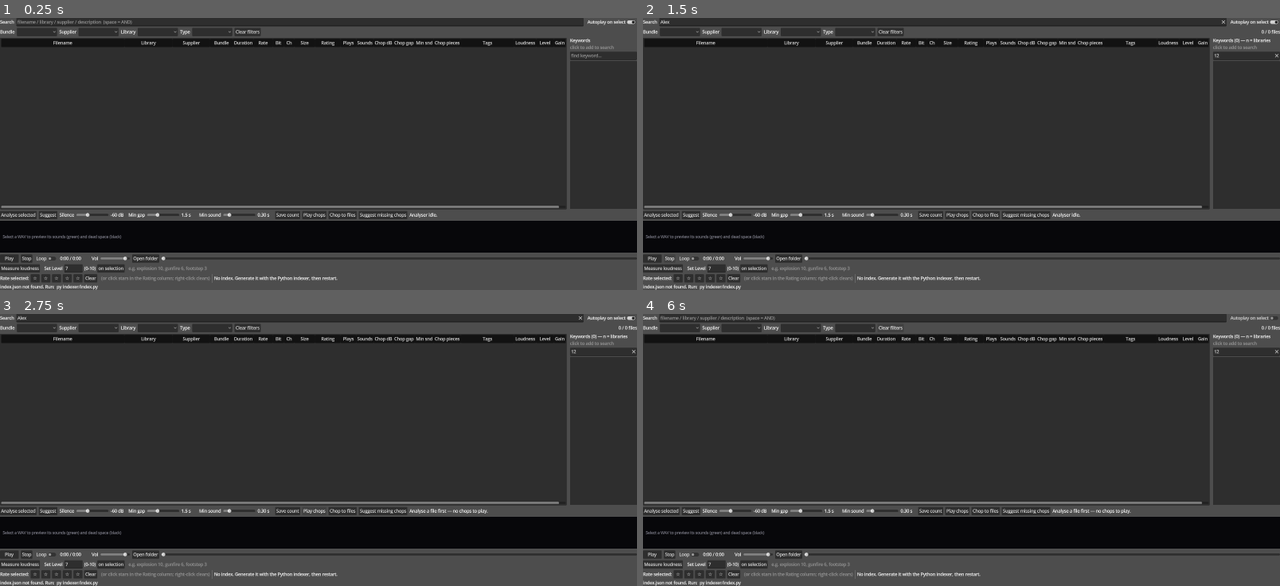
Above: before the commit, frames 1-4 (two rows, left to right).
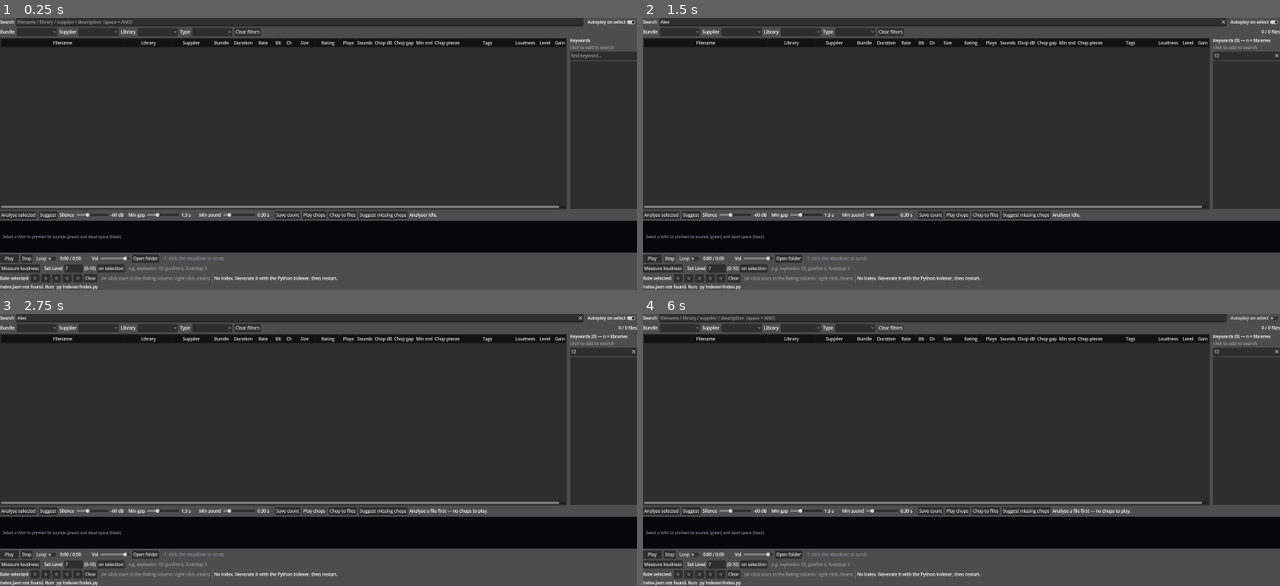
Above: after the commit, the same moments.

Repository: benedictcarter/sound_lib
Game: Godot game, scene res://main.tscn
The game is run twice, just before and just after one commit, with the same random seed, the same clock (stepped at 60 frames per second) and the same inputs.
Inputs (mouse positions are in pixels of both pictures, inside the frame that each line leads up to):
- Up to frame 1 (0.25 s): no input
- Up to frame 2 (1.5 s): click (942, 23) at 0.52 s; type "Alex" at 0.6 s; click (1248, 56) at 0.75 s; type "12" at 0.83 s; click "Stop" at 1.25 s
- Up to frame 3 (2.75 s): click "Play chops" at 2 s
- Up to frame 4 (6 s): click "Play chops" at 2.75 s; click "Play" at 3.5 s; click "Play" at 4.25 s; click "Autoplay on select" at 5 s; click "Clear filters" at 5.75 s

The runs differ from the first frame. In frame 1, 0.5% of the frame differs, in the area x 25-100%, y 87-90%; in frame 2, 0.5%; in frame 3, 0.5%; in frame 4, 0.5%.

Commit message:
Unify visualiser + seeking: scrub by clicking the graph; play dot on it
The visualiser is now the seek surface: left-click/drag scrubs playback (right-
click/drag still sets the silence threshold). It draws a seek track along its
bottom edge with the play dot riding at the foot of the white cursor line, so the
dot and line line up exactly by construction. Removed the separate seek slider;
the transport bar sits directly beneath. Playhead now shows when paused too.

Co-Authored-By: Claude Opus 4.8 <noreply@anthropic.com>

Diff:
--- a/app/main.gd
+++ b/app/main.gd
@@ -83,7 +83,8 @@
 ## Draws the loudness (dBFS) envelope vs time, the silence threshold, the
 ## detected "dead zones" (gaps) and a playback cursor.
 class WaveGraph extends Control:
-	signal threshold_picked(db: float)   # emitted when the user clicks/drags in it
+	signal threshold_picked(db: float)     # right-click/drag: set the silence threshold
+	signal seek_requested(fraction: float) # left-click/drag: scrub playback
 
 	var levels := PackedFloat32Array()
 	var segments: Array = []          # [[start_frame, end_frame], ...]
@@ -91,6 +92,7 @@
 	var playhead: float = -1.0        # 0..1; < 0 hides
 	const TOP_DB := 0.0
 	const BOT_DB := -90.0
+	const TRACK_PAD := 7.0            # px from the bottom for the seek track + dot
 
 	func _yfor(db: float) -> float:
 		return clampf((TOP_DB - db) / (TOP_DB - BOT_DB), 0.0, 1.0) * size.y
@@ -99,15 +101,24 @@
 		var t := clampf(y / maxf(size.y, 1.0), 0.0, 1.0)
 		return TOP_DB - t * (TOP_DB - BOT_DB)
 
-	# Click or drag anywhere in the graph to set the silence threshold to that
-	# vertical level (in dB). The handler in main applies + recomputes live.
+	func _frac_at_x(x: float) -> float:
+		return clampf(x / maxf(size.x, 1.0), 0.0, 1.0)
+
+	# Left button = scrub playback to that horizontal position; right button = set
+	# the silence threshold from the vertical position. Both work on click + drag.
 	func _gui_input(event: InputEvent) -> void:
-		var pick := false
-		if event is InputEventMouseButton:
-			pick = event.button_index == MOUSE_BUTTON_LEFT and event.pressed
+		var left := false
+		var right := false
+		if event is InputEventMouseButton and event.pressed:
+			left = event.button_index == MOUSE_BUTTON_LEFT
+			right = event.button_index == MOUSE_BUTTON_RIGHT
 		elif event is InputEventMouseMotion:
-			pick = (event.button_mask & MOUSE_BUTTON_MASK_LEFT) != 0
-		if pick:
+			left = (event.button_mask & MOUSE_BUTTON_MASK_LEFT) != 0
+			right = (event.button_mask & MOUSE_BUTTON_MASK_RIGHT) != 0
+		if left:
+			seek_requested.emit(_frac_at_x(event.position.x))
+			accept_event()
+		elif right:
 			threshold_picked.emit(_db_at_y(event.position.y))
 			accept_event()
 
@@ -149,10 +160,15 @@
 		var lyt := clampf(ty - 4.0, 11.0, h - 2.0)
 		draw_string(font, Vector2(w - lw - 6.0, lyt), lbl,
 			HORIZONTAL_ALIGNMENT_LEFT, -1, 13, ocol)
-		# playback cursor
+		# seek track along the very bottom (this IS the play bar), + playback cursor
+		# and the play dot riding on it -- dot and white line share x, so they line
+		# up exactly by construction. Left-click/drag the graph to scrub.
+		var track_y := h - TRACK_PAD
+		draw_line(Vector2(0, track_y), Vector2(w, track_y), Color(0.5, 0.5, 0.55, 0.45), 2.0)
 		if playhead >= 0.0:
-			draw_line(Vector2(playhead * w, 0), Vector2(playhead * w, h),
-				Color(1, 1, 1, 0.85), 1.0)
+			var px := playhead * w
+			draw_line(Vector2(px, 0), Vector2(px, h), Color(1, 1, 1, 0.85), 1.0)
+			draw_circle(Vector2(px, track_y), 5.0, Color(1, 1, 1, 0.95))
 
 	func _frame_in_segment(fi: int) -> bool:
 		for s in segments:
@@ -249,8 +265,6 @@
 # player
 var _player: AudioStreamPlayer
 var _play_btn: Button
-var _seek: HSlider
-var _seeking: bool = false
 var _time_label: Label
 var _now_label: Label
 var _stream_len: float = 0.0
@@ -490,17 +504,14 @@
 	reveal.pressed.connect(_on_reveal)
 	pbar.add_child(reveal)
 
-	# Seek slider LAST: an EXPAND_FILL child shoves trailing siblings off the
-	# right edge (same quirk as Tree expand columns), so nothing must follow it.
-	_seek = HSlider.new()
-	_seek.min_value = 0.0
-	_seek.max_value = 1.0
-	_seek.step = 0.001
-	_seek.size_flags_horizontal = Control.SIZE_EXPAND_FILL
-	_seek.size_flags_vertical = Control.SIZE_SHRINK_CENTER
-	_seek.drag_started.connect(func(): _seeking = true)
-	_seek.drag_ended.connect(_on_seek_released)
-	pbar.add_child(_seek)
+	# Seeking now lives in the visualiser directly above (left-click/drag to
+	# scrub); its play dot and white cursor line up exactly. The hint fills the
+	# rest of this transport row.
+	var seekhint := Label.new()
+	seekhint.text = "  ↑ click the visualiser to scrub"
+	seekhint.add_theme_color_override("font_color", Color(0.55, 0.55, 0.6))
+	seekhint.size_flags_horizontal = Control.SIZE_EXPAND_FILL
+	pbar.add_child(seekhint)
 
 	# --- loudness / normalize row ---------------------------------------
 	var lbar := HBoxContainer.new()
@@ -712,8 +723,9 @@
 	_graph = WaveGraph.new()
 	_graph.custom_minimum_size = Vector2(0, 120)
 	_graph.size_flags_horizontal = Control.SIZE_EXPAND_FILL
-	_graph.tooltip_text = "Click or drag to set the silence threshold (dB)."
+	_graph.tooltip_text = "Left-click/drag to scrub playback; right-click/drag to set the silence threshold."
 	_graph.threshold_picked.connect(_on_graph_threshold_picked)
+	_graph.seek_requested.connect(_on_graph_seek)
 	root.add_child(_graph)
 	_update_param_labels()
 
@@ -1424,8 +1436,19 @@
 func _on_stop_pressed() -> void:
 	_player.stop()
 	_play_btn.text = "Play"
-	_seek.value = 0.0
 	_time_label.text = "0:00 / 0:00"
+
+
+# Left-click/drag on the visualiser scrubs the player to that fraction.
+func _on_graph_seek(fraction: float) -> void:
+	if _player.stream == null:
+		_play_selected()                       # nothing loaded -> start, then seek
+	if _player.stream == null or _stream_len <= 0.0:
+		return
+	_player.seek(clampf(fraction, 0.0, 1.0) * _stream_len)
+	if not _player.playing and not _player.stream_paused:
+		_player.play()
+	_play_btn.text = "Pause"
 
 
 func _on_volume_changed(v: float) -> void:
@@ -1456,15 +1479,6 @@
 	_loop_on = on
 	if _player.stream is AudioStreamWAV:
 		_set_stream_loop(_player.stream)       # apply to the current track live
-
-
-func _on_seek_released(_changed: bool) -> void:
-	if _player.stream != null and _stream_len > 0.0:
-		_player.seek(_seek.value * _stream_len)
-		if not _player.playing and not _player.stream_paused:
-			_player.play()
-			_play_btn.text = "Pause"
-	_seeking = false
 
 
 func _on_reveal() -> void:
@@ -1489,20 +1503,19 @@
 
 func _process(_delta: float) -> void:
 	_update_rating_hover()
-	# playback cursor on the analyser graph (only when the playing file is the
-	# one shown in the analyser)
+	# playback cursor + play dot on the visualiser, when the loaded file is the one
+	# shown in the analyser (playing OR paused).
 	if _graph and not _an_levels.is_empty():
 		var ph := -1.0
-		if _player.playing and _playing_rec != null and _playing_rec == _an_rec and _stream_len > 0.0:
+		if _player.stream != null and _playing_rec != null and _playing_rec == _an_rec and _stream_len > 0.0:
 			ph = clampf(_player.get_playback_position() / _stream_len, 0.0, 1.0)
 		if ph != _graph.playhead:
 			_graph.playhead = ph
 			_graph.queue_redraw()
 	if _player.stream == null or _stream_len <= 0.0:
 		return
-	if _player.playing and not _seeking:
+	if _player.playing:
 		var pos := _player.get_playback_position()
-		_seek.value = clampf(pos / _stream_len, 0.0, 1.0)
 		_time_label.text = "%s / %s" % [_fmt_time(pos), _fmt_time(_stream_len)]
 	if not _player.playing and not _player.stream_paused and _play_btn.text == "Pause":
 		_play_btn.text = "Play"  # finished
